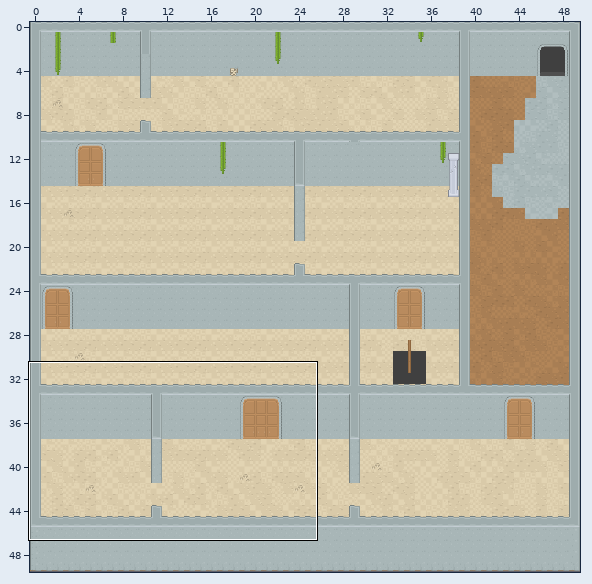
A Tiled map (JSON) gets an edit: assets/floorTwoClosed.tmj. The first picture is a wide view before the edit; the outline marks the close-up.
Close-up. First the earlier version:
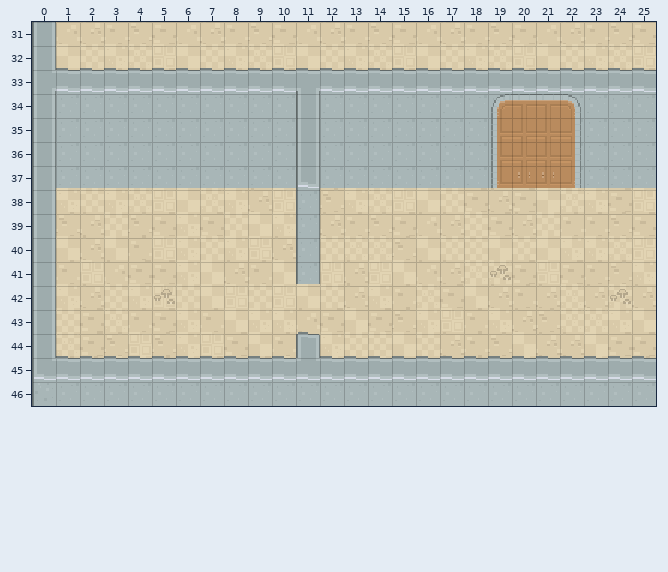
Cells are 16x16 px. Shown: x 0..25, y 31..46. The commit also changed other parts of the map, which this record leaves out.
Once edited:
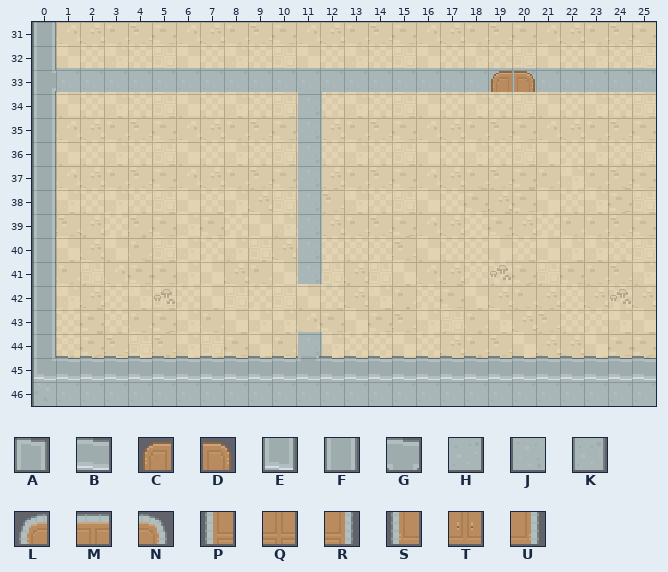
Key: from "tilemap_packed": A 8, B 10, C 21, D 21 flipped left-right, E 36, F 39, G 43, H 65, J 65 turned 90, K 67, L 385, M 386, N 387, P 413, Q 414, R 415, S 441, T 442, U 443.
_ is an empty cell.
The edit:
Layer "Wall":
y 33: x 1..25 BBBBBBBBBBGBBBBBBBBBBBBBB -> HHHHHHHHHHHHHHHHHHHHHHHHH
y 34..36: x 1..25 HHHHHHHHHHFHHHHHHHHHHHHHH -> __________J______________
y 37: x 1..25 HHHHHHHHHHEHHHHHHHHHHHHHH -> __________J______________
y 38..41: x 11 K -> J
y 44: x 11 A -> J
Layer "Decorations":
y 33: x 19..20 __ -> CD
y 34: x 19..22 LMMN -> ____
y 35..36: x 19..22 PQQR -> ____
y 37: x 19..22 STTU -> ____
Changed places in both close-ups, as pixel boxes (x1, y1, x2, y2):
changed: (56, 68, 656, 284)
changed: (296, 332, 322, 356)
